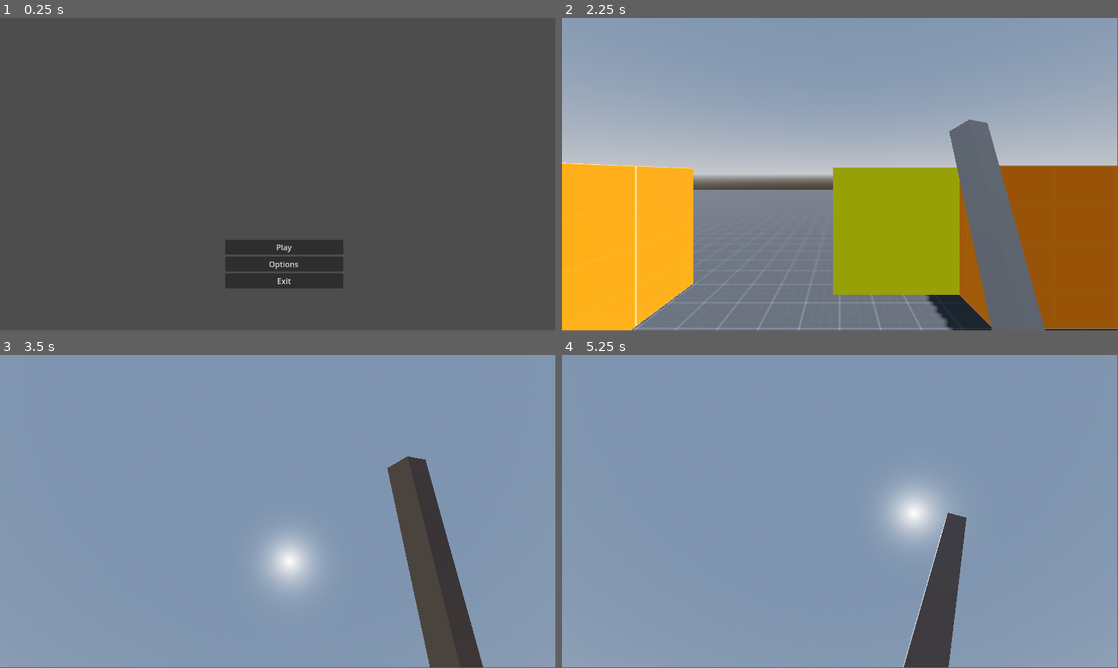
Above: before the commit, frames 1-4 (two rows, left to right).
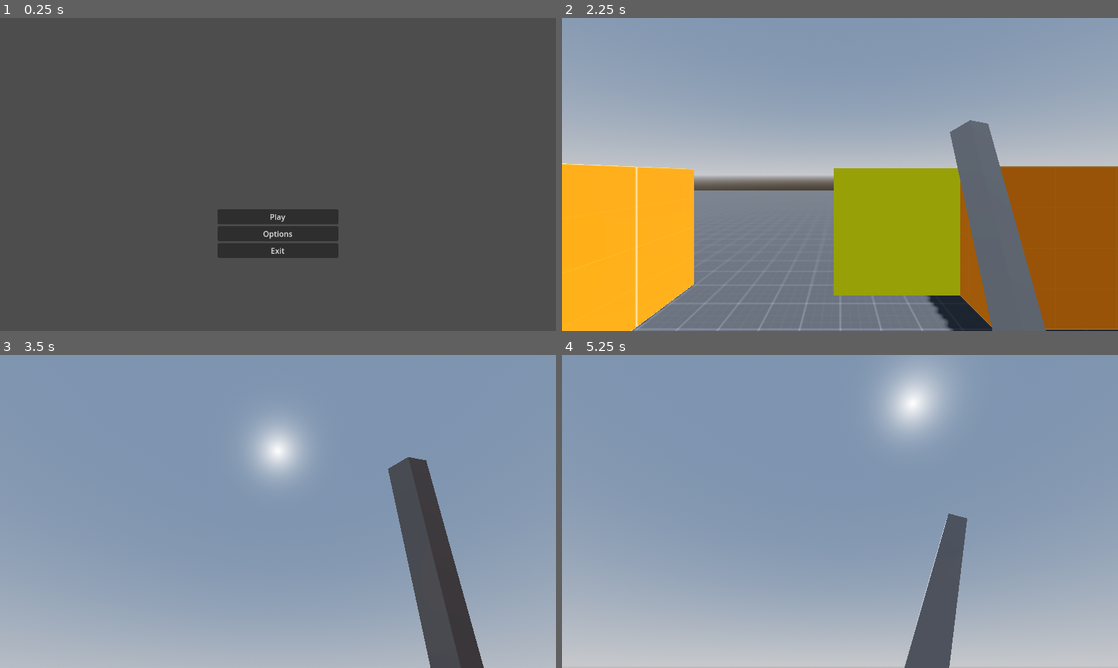
Above: after the commit, the same moments.

Repository: BlackOwlHU/ProjectParry
Game: Godot game, scene res://scenes/menu.tscn
The game is run twice, just before and just after one commit, with the same random seed, the same clock (stepped at 60 frames per second) and the same inputs.
Inputs (mouse positions are in pixels of both pictures, inside the frame that each line leads up to):
- Up to frame 1 (0.25 s): no input
- Up to frame 2 (2.25 s): click "Options" at 0.5 s; click "Back" at 1.25 s; click "Play" at 2 s
- Up to frame 3 (3.5 s): tap Enter (ui_accept) at 2.75, 3.02 s; move the mouse to (305, 508) at 2.77 s; hold W (Forward) from 2.78 s (still down); click (305, 508) at 2.85 s
- Up to frame 4 (5.25 s): keep holding W (Forward); move the mouse to (812, 511) at 3.52 s; click (812, 511) at 3.6 s; tap Enter (ui_accept) at 3.77 s; move the mouse to (851, 505) at 4.27 s; click (851, 505) at 4.35 s; move the mouse to (834, 514) at 5.02 s; click (834, 514) at 5.1 s
In our replay, the window is 799x449 before the commit and 800x450 after it. These sizes can differ from the game's own. Grey fills any space a smaller window leaves; there, only what the larger window draws over its background counts as a difference.

The runs differ from the first frame. In frame 1, 4.2% of the frame differs, in the area x 39-62%, y 61-87%; in frame 2, 1.3%; in frame 3, 19%; in frame 4, 31%, in the area x 0-100%, y 0-100%.

Commit message:
More responsive in menu and settings

Diff:
--- a/project.godot
+++ b/project.godot
@@ -18,6 +18,11 @@
 [autoload]
 
 global="*res://scripts/globalstats.gd"
+
+[display]
+
+window/stretch/mode="viewport"
+window/stretch/aspect="expand"
 
 [input]
 
--- a/scenes/menu.tscn
+++ b/scenes/menu.tscn
@@ -9,36 +9,43 @@
 anchor_bottom = 1.0
 grow_horizontal = 2
 grow_vertical = 2
+size_flags_stretch_ratio = 0.0
 script = ExtResource("1_vi3ms")
+metadata/_edit_use_anchors_ = true
 
-[node name="Control" type="Control" parent="."]
-anchors_preset = 0
-offset_left = 467.0
-offset_top = 457.0
-offset_right = 715.0
-offset_bottom = 569.0
+[node name="CanvasLayer" type="CanvasLayer" parent="."]
 
-[node name="MarginContainer" type="MarginContainer" parent="Control"]
-layout_mode = 0
-offset_top = 3.0
-offset_right = 245.0
-offset_bottom = 104.0
+[node name="HBoxContainer" type="HBoxContainer" parent="CanvasLayer"]
+anchors_preset = 14
+anchor_top = 0.5
+anchor_right = 1.0
+anchor_bottom = 0.5
+offset_top = 72.0
+offset_bottom = 173.0
+grow_horizontal = 2
+grow_vertical = 2
+alignment = 1
 
-[node name="VBoxContainer" type="VBoxContainer" parent="Control/MarginContainer"]
+[node name="MarginContainer" type="MarginContainer" parent="CanvasLayer/HBoxContainer"]
+custom_minimum_size = Vector2(250, 0)
 layout_mode = 2
 
-[node name="Play" type="Button" parent="Control/MarginContainer/VBoxContainer"]
+[node name="VBoxContainer" type="VBoxContainer" parent="CanvasLayer/HBoxContainer/MarginContainer"]
+layout_mode = 2
+alignment = 1
+
+[node name="Play" type="Button" parent="CanvasLayer/HBoxContainer/MarginContainer/VBoxContainer"]
 layout_mode = 2
 text = "Play"
 
-[node name="Options" type="Button" parent="Control/MarginContainer/VBoxContainer"]
+[node name="Options" type="Button" parent="CanvasLayer/HBoxContainer/MarginContainer/VBoxContainer"]
 layout_mode = 2
 text = "Options"
 
-[node name="Exit" type="Button" parent="Control/MarginContainer/VBoxContainer"]
+[node name="Exit" type="Button" parent="CanvasLayer/HBoxContainer/MarginContainer/VBoxContainer"]
 layout_mode = 2
 text = "Exit"
 
-[connection signal="pressed" from="Control/MarginContainer/VBoxContainer/Play" to="." method="_on_play_pressed"]
-[connection signal="pressed" from="Control/MarginContainer/VBoxContainer/Options" to="." method="_on_options_pressed"]
-[connection signal="pressed" from="Control/MarginContainer/VBoxContainer/Exit" to="." method="_on_exit_pressed"]
+[connection signal="pressed" from="CanvasLayer/HBoxContainer/MarginContainer/VBoxContainer/Play" to="." method="_on_play_pressed"]
+[connection signal="pressed" from="CanvasLayer/HBoxContainer/MarginContainer/VBoxContainer/Options" to="." method="_on_options_pressed"]
+[connection signal="pressed" from="CanvasLayer/HBoxContainer/MarginContainer/VBoxContainer/Exit" to="." method="_on_exit_pressed"]
--- a/scenes/options_menu.gd
+++ b/scenes/options_menu.gd
@@ -1,6 +1,6 @@
 extends Control
 
-@onready var ResOptionButton = $Resolution/HBoxContainer/OptionButton
+@onready var ResOptionButton = $CanvasLayer/HBoxContainer2/HBoxContainer/OptionButton
 
 var Resolution: Dictionary = {"800x600":Vector2(800,600),
 								"1280x720":Vector2(1280,720),
--- a/scenes/options_menu.tscn
+++ b/scenes/options_menu.tscn
@@ -12,55 +12,55 @@
 script = ExtResource("1_c7avo")
 metadata/_edit_use_anchors_ = true
 
-[node name="Control" type="Control" parent="."]
-layout_mode = 1
+[node name="CanvasLayer" type="CanvasLayer" parent="."]
+
+[node name="HBoxContainer" type="HBoxContainer" parent="CanvasLayer"]
 anchors_preset = 7
 anchor_left = 0.5
 anchor_top = 1.0
 anchor_right = 0.5
 anchor_bottom = 1.0
-offset_left = -76.0
-offset_top = -141.0
-offset_right = 76.0
+offset_left = -22.5
+offset_top = -40.0
+offset_right = 22.5
 grow_horizontal = 2
 grow_vertical = 0
-metadata/_edit_use_anchors_ = true
+alignment = 1
 
-[node name="MarginContainer" type="MarginContainer" parent="Control"]
-layout_mode = 0
-offset_right = 151.0
-offset_bottom = 31.0
-
-[node name="VBoxContainer" type="VBoxContainer" parent="Control/MarginContainer"]
+[node name="MarginContainer" type="MarginContainer" parent="CanvasLayer/HBoxContainer"]
 layout_mode = 2
 
-[node name="Back" type="Button" parent="Control/MarginContainer/VBoxContainer"]
+[node name="VBoxContainer" type="VBoxContainer" parent="CanvasLayer/HBoxContainer/MarginContainer"]
+layout_mode = 2
+
+[node name="Back" type="Button" parent="CanvasLayer/HBoxContainer/MarginContainer/VBoxContainer"]
 layout_mode = 2
 text = "Back"
 
-[node name="Resolution" type="Control" parent="."]
-anchors_preset = 0
-offset_left = 3.0
-offset_top = 154.0
-offset_right = 1154.0
-offset_bottom = 488.0
-
-[node name="HBoxContainer" type="HBoxContainer" parent="Resolution"]
-layout_mode = 1
-anchors_preset = -1
+[node name="HBoxContainer2" type="HBoxContainer" parent="CanvasLayer"]
+anchors_preset = 14
+anchor_top = 0.5
 anchor_right = 1.0
-anchor_bottom = 0.134731
+anchor_bottom = 0.5
+offset_top = -11.5
+offset_bottom = 11.5
 grow_horizontal = 2
 grow_vertical = 2
+alignment = 1
+
+[node name="HBoxContainer" type="HBoxContainer" parent="CanvasLayer/HBoxContainer2"]
+custom_minimum_size = Vector2(550, 0)
+layout_mode = 2
+alignment = 1
 metadata/_edit_use_anchors_ = true
 
-[node name="Label" type="Label" parent="Resolution/HBoxContainer"]
+[node name="Label" type="Label" parent="CanvasLayer/HBoxContainer2/HBoxContainer"]
 layout_mode = 2
 text = "Resolution:"
 
-[node name="OptionButton" type="OptionButton" parent="Resolution/HBoxContainer"]
+[node name="OptionButton" type="OptionButton" parent="CanvasLayer/HBoxContainer2/HBoxContainer"]
 layout_mode = 2
 size_flags_horizontal = 3
 
-[connection signal="pressed" from="Control/MarginContainer/VBoxContainer/Back" to="." method="_on_back_pressed"]
-[connection signal="item_selected" from="Resolution/HBoxContainer/OptionButton" to="." method="_on_option_button_item_selected"]
+[connection signal="pressed" from="CanvasLayer/HBoxContainer/MarginContainer/VBoxContainer/Back" to="." method="_on_back_pressed"]
+[connection signal="item_selected" from="CanvasLayer/HBoxContainer2/HBoxContainer/OptionButton" to="." method="_on_option_button_item_selected"]
